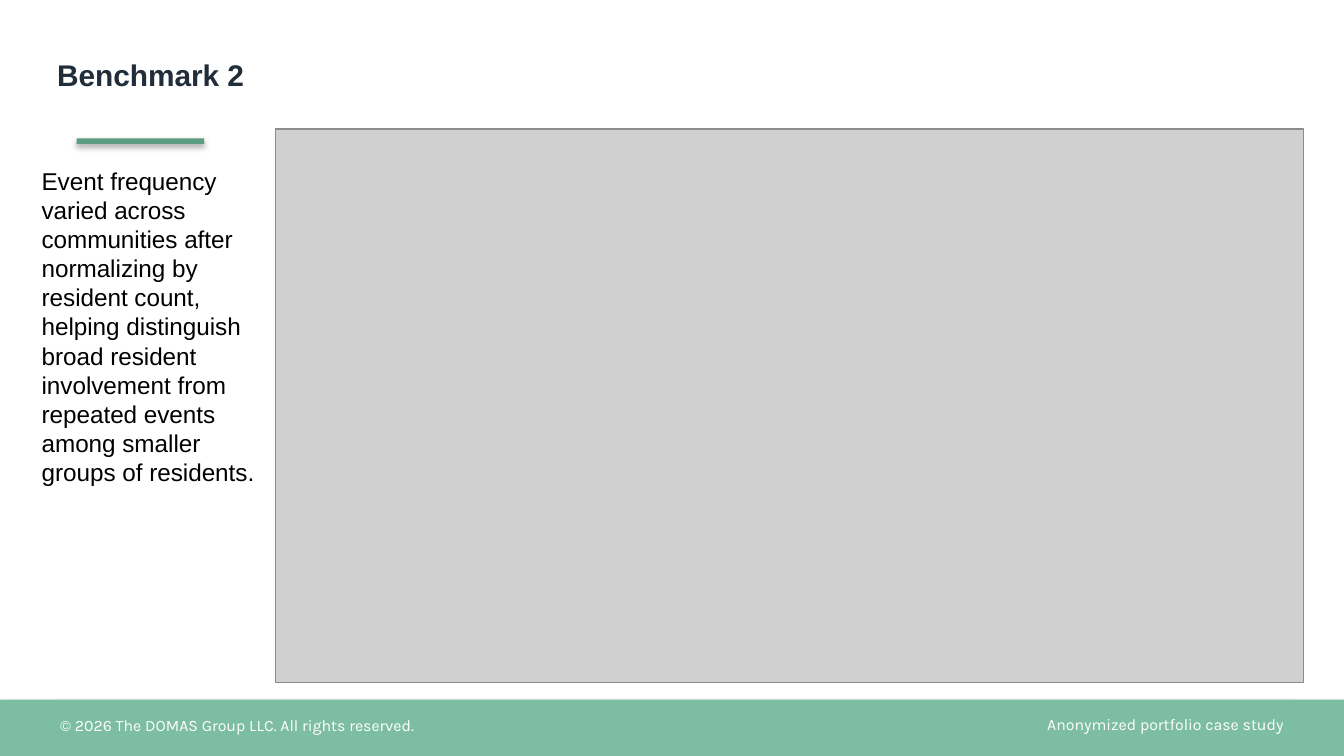
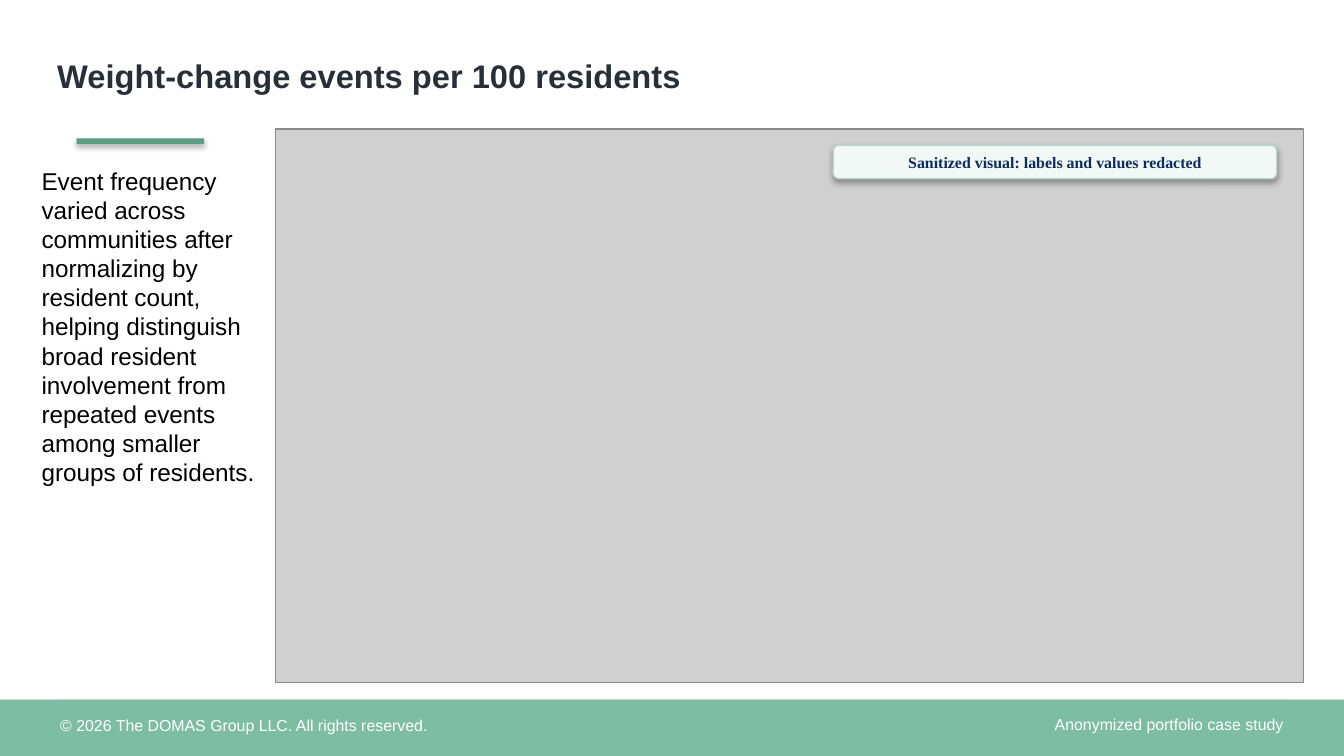
Before and after one commit to TheDOMASGroupLLC/healthcare-operations-benchmarking, a slide deck: slide 6 of case-study/Healthcare_Operations_Benchmarking_Case_Study.pptx (slide 7 before the commit). Drawn at 1344x756 pixels with LibreOffice and Linux fonts; fonts in the diff are those of the drawing; grey boxes stand for pictures. Boxes give left, top, right and bottom in pixels: in the first picture for what was removed or moved away, otherwise in the second. Text is boxed around its words. In the diff, an @@ line names an element or a change of style, - is before the commit and + after.

```diff
--- a/case-study/Healthcare_Operations_Benchmarking_Case_Study.pptx
+++ b/case-study/Healthcare_Operations_Benchmarking_Case_Study.pptx
@@ title at (x1=57, y1=64, x2=680, y2=94): text changed; size 16 to 17.5 pt; text colour #222D3A to #273039 @@
-Benchmark 2
+Weight-change events per 100 residents
@@ rounded rectangle added at (x1=833, y1=145, x2=1277, y2=179), fill #F2F8F6, outline #B7D6C9 0.75 pt, 8.5 pt, text #0B2D5C, bold @@
+Sanitized visual: labels and values redacted
@@ text "© 2026 The DOMAS Group ..." at (x1=76, y1=719, x2=427, y2=734): font Karla to Arial @@
@@ text "Anonymized portfolio case study" at (x1=1055, y1=718, x2=1283, y2=733): font Karla to Arial @@
```
Also in this commit, not shown: 14 other slides changed, 2 slides removed, 2 other files.
